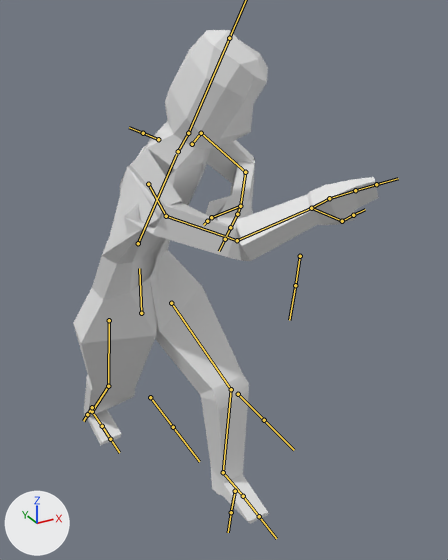
One commit to the FBX model MoodyPixel3D/Assets/Elements/Humanoid/humanoidFBX.fbx: the scene before it, then after it.
Both versions are drawn from a camera (50 mm lens) standing at (-4.05, -11.2, 9.59) and looking at (1.37, -1.35, 4.67). Lighting does not change. The marker at lower left points along +X, +Y and +Z. Both versions are drawn at frame 1 of the action 'DudeArmature|PostAttack'; the numbers are the values there. The bones that bend it are drawn over the model as lines.

In view in the first picture: 'Dude'.
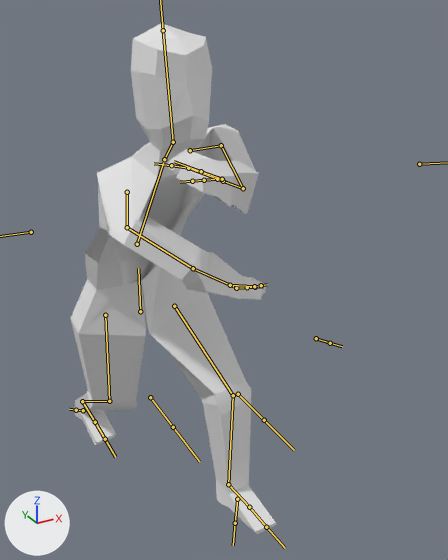
Boxes (x1, y1, x2, y2) around the edits, measured in the pictures (448 x 560 px):
'Dude', posed (32% narrower)
    before: (73, 30, 379, 524)
    after: (70, 23, 277, 534)
bone 'Hips', root to tip
    before: (141, 313) to (139, 268)
    after: (140, 311) to (138, 268)
bone 'Torax', root to tip
    before: (138, 243) to (176, 154)
    after: (137, 244) to (163, 162)
bone 'Head', root to tip
    before: (188, 133) to (229, 38)
    after: (173, 142) to (163, 30)
bone 'Arm.R', root to tip
    before: (148, 184) to (166, 216)
    after: (127, 192) to (127, 227)
bone 'Arm2.R', root to tip
    before: (166, 216) to (237, 240)
    after: (127, 227) to (193, 268)
bone 'Arm3.R', root to tip
    before: (237, 240) to (311, 208)
    after: (193, 268) to (230, 285)
bone 'Hand1.R', root to tip
    before: (311, 208) to (329, 198)
    after: (230, 285) to (233, 286)
bone 'Thumb1.R', root to tip
    before: (311, 208) to (342, 221)
    after: (230, 285) to (254, 286)
bone 'Arm.L', root to tip
    before: (192, 144) to (201, 133)
    after: (190, 150) to (221, 145)
bone 'Arm2.L', root to tip
    before: (201, 133) to (245, 172)
    after: (221, 145) to (243, 188)
bone 'Arm3.L', root to tip
    before: (245, 172) to (240, 206)
    after: (243, 188) to (223, 181)
bone 'Hand1.L', root to tip
    before: (240, 206) to (237, 214)
    after: (223, 181) to (220, 180)
bone 'Leg1.R', root to tip
    before: (109, 320) to (108, 386)
    after: (105, 315) to (109, 401)
bone 'Leg2.R', root to tip
    before: (108, 386) to (92, 411)
    after: (109, 401) to (82, 401)
bone 'Leg1.L', root to tip
    before: (171, 303) to (231, 389)
    after: (174, 306) to (233, 395)
bone 'Leg2.L', root to tip
    before: (231, 389) to (223, 472)
    after: (233, 395) to (228, 484)
bone 'LegIK.R', root to tip
    before: (92, 407) to (87, 414)
    after: (83, 410) to (76, 410)
bone 'LegIK.L', root to tip
    before: (235, 491) to (231, 512)
    after: (237, 499) to (235, 523)

The change in detail:
Bone 'Hips' (bone_hips) moves from (0.14, -0.98, -0.09) to (0.09, -0.98, -0.06).
Bone 'Hips' (bone_hips) turns from (0, 5, 0) to (0, -13, -3) degrees about its own x, y and z.
Bone 'Torax' (bone_torax) turns from (-22, 29, -33) to (-27, 34, -35) degrees about its own x, y and z.
Bone 'Head' (bone_head) turns from (-4, 0, -1) to (11, -33, 22) degrees about its own x, y and z.
Bone 'Arm.R' (bone_arm_r) turns from (-78, -117, 1) to (59, -61, -107) degrees about its own x, y and z.
Bone 'Arm2.R' (bone_arm2_r) turns from (-24, -30, 49) to (-101, 40, -122) degrees about its own x, y and z.
Bone 'Arm3.R' (bone_arm3_r) turns from (5, 47, 53) to (59, 18, 58) degrees about its own x, y and z.
Bone 'Hand1.R' (bone_hand1_r) turns from (4, 0, -6) to (11, 0, -4) degrees about its own x, y and z.
Bone 'Thumb1.R' (bone_thumb1_r) turns from (0, 0, 0) to (-3, 2, 28) degrees about its own x, y and z.
Bone 'Arm.L' (bone_arm_l) turns from (0, 0, 0) to (-33, 5, 69) degrees about its own x, y and z.
Bone 'Arm2.L' (bone_arm2_l) turns from (27, -7, 66) to (11, -42, 55) degrees about its own x, y and z.
Bone 'Arm3.L' (bone_arm3_l) turns from (7, 34, 96) to (-26, 0, 40) degrees about its own x, y and z.
Bone 'Hand1.L' (bone_hand1_l) turns from (3, -1, 14) to (8, -1, 8) degrees about its own x, y and z.
Bone 'Leg1.R' (bone_leg1_r) turns from (33, 10, -5) to (14, -12, -6) degrees about its own x, y and z.
Bone 'Leg2.R' (bone_leg2_r) turns from (3, 3, 6) to (34, -1, 3) degrees about its own x, y and z.
Bone 'Leg1.L' (bone_leg1_l) turns from (-46, -1, -2) to (-46, -20, -3) degrees about its own x, y and z.
Bone 'Leg2.L' (bone_leg2_l) turns from (46, -3, 7) to (41, -1, 6) degrees about its own x, y and z.
Bone 'LegIK.R' (bone_legik_r) moves from (0.49, 2.28, -0.03) to (0.31, 2.45, -0.17).
Bone 'LegIK.R' (bone_legik_r) turns from (-46, -1, -2) to (-30, -2, 2) degrees about its own x, y and z.
Bone 'LegIK.L' (bone_legik_l) moves from (0.13, -1.9, -0.27) to (0.06, -2.13, -0.26).
Bone 'LegIK.L' (bone_legik_l) turns from (-78, 2, 3) to (-84, 2, 3) degrees about its own x, y and z.
